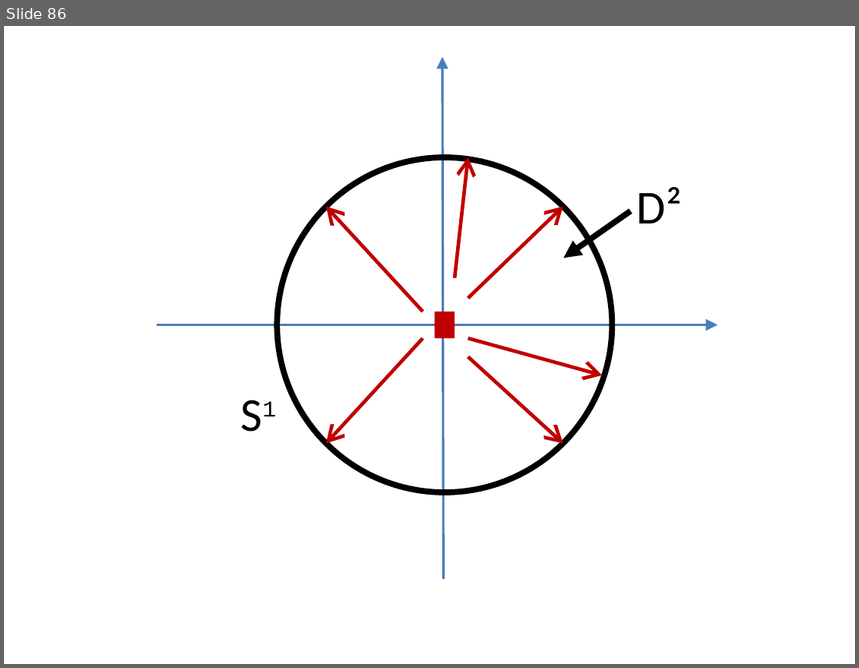
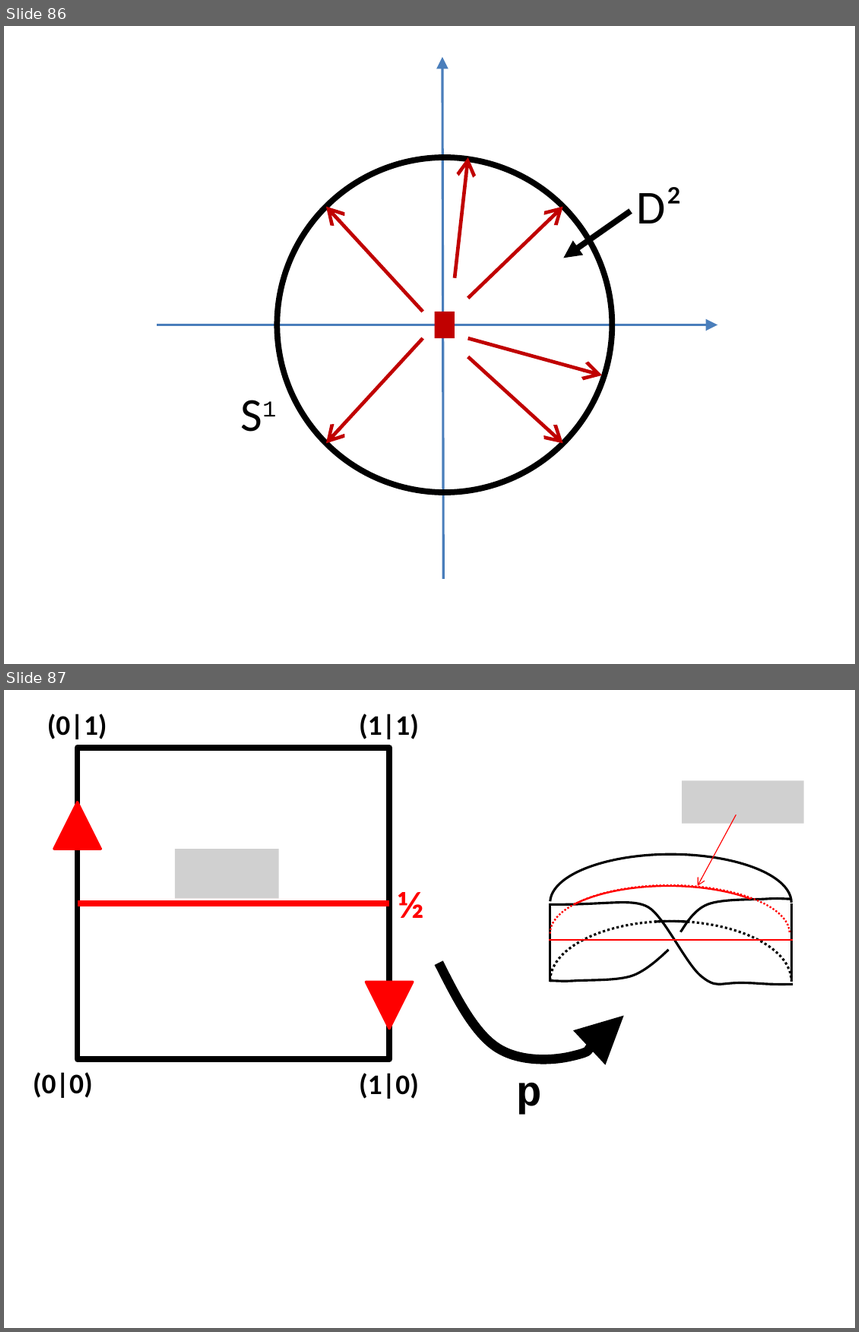
Before and after one commit to lutteropp/GeoTopo, a slide deck: images/Bilder.pptx. Shown one above the other, each under a label of ours: slide 86 before the commit, slides 86 and 87 after it. The pictures are 859x668 and 859x1332 pixels, drawn with LibreOffice and Linux fonts; fonts in the diff are those of the drawing; grey boxes stand for pictures. Boxes give left, top, right and bottom in pixels: in the first picture for what was removed or moved away, otherwise in the second. Text is boxed around its words. In the diff, an @@ line names an element or a change of style, - is before the commit and + after.

```diff
--- a/images/Bilder.pptx
+++ b/images/Bilder.pptx
@@ slide 87 added at <box>4,690,855,1328</box>, background #FFFFFF @@
@@ text added at <box>47,714,107,739</box>, 24 pt, text #000000, bold @@
+(0|1)
@@ text added at <box>359,714,419,739</box>, 24 pt, text #000000, bold @@
+(1|1)
@@ rectangle added at <box>77,748,389,1059</box>, outline #000000 5 pt @@
@@ triangle added at <box>54,802,101,849</box>, fill #FF0000, outline #FF0000 2 pt @@
@@ picture added at <box>683,781,804,824</box> @@
@@ arrow added from (736, 815) to (698, 886), #FF0000 0.75 pt @@
@@ picture added at <box>175,849,279,898</box> @@
@@ arc (boxed as its full ellipse) added at <box>550,854,791,951</box>, outline #000000 2 pt @@
@@ text added at <box>398,892,424,918</box>, 32 pt, text #FF0000, bold @@
+½
@@ arc (boxed as its full ellipse) added at <box>549,886,788,982</box>, outline #FF0000 1.5 pt @@
@@ arc (boxed as its full ellipse) added at <box>550,886,790,982</box>, outline #FF0000 1.5 pt dashed @@
@@ line added from (77, 904) to (389, 904), #FF0000 5 pt @@
@@ freeform shape added at <box>550,903,793,985</box>, outline #000000 2 pt @@
@@ line added from (550, 904) to (550, 982), #000000 2 pt @@
@@ freeform shape added at <box>680,898,791,932</box>, outline #000000 2 pt @@
@@ line added from (791, 904) to (791, 982), #000000 2 pt @@
@@ line added from (549, 940) to (793, 940), #FF0000 1.5 pt @@
@@ arc (boxed as its full ellipse) added at <box>550,922,791,1042</box>, outline #000000 2 pt dashed @@
@@ arc (boxed as its full ellipse) added at <box>550,922,791,1042</box>, outline #000000 2 pt @@
@@ freeform shape added at <box>550,950,669,981</box>, outline #000000 2 pt @@
@@ triangle added at <box>366,982,413,1029</box>, fill #FF0000, outline #FF0000 2 pt @@
@@ freeform shape added at <box>439,964,623,1060</box>, outline #000000 8 pt @@
@@ text added at <box>33,1072,93,1098</box>, 24 pt, text #000000, bold @@
+(0|0)
@@ text added at <box>359,1073,419,1099</box>, 24 pt, text #000000, bold @@
+(1|0)
@@ text added at <box>516,1083,542,1115</box>, 36 pt, text #000000, bold @@
+p
```
Also in this commit, not shown: 1 slide changed, 4 other slides added, 14 other files.
